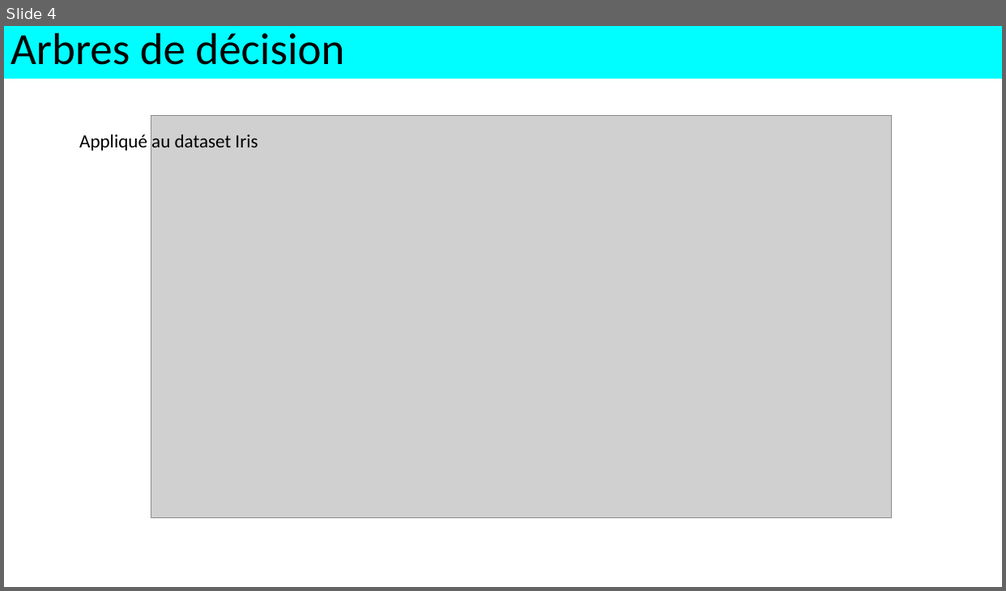
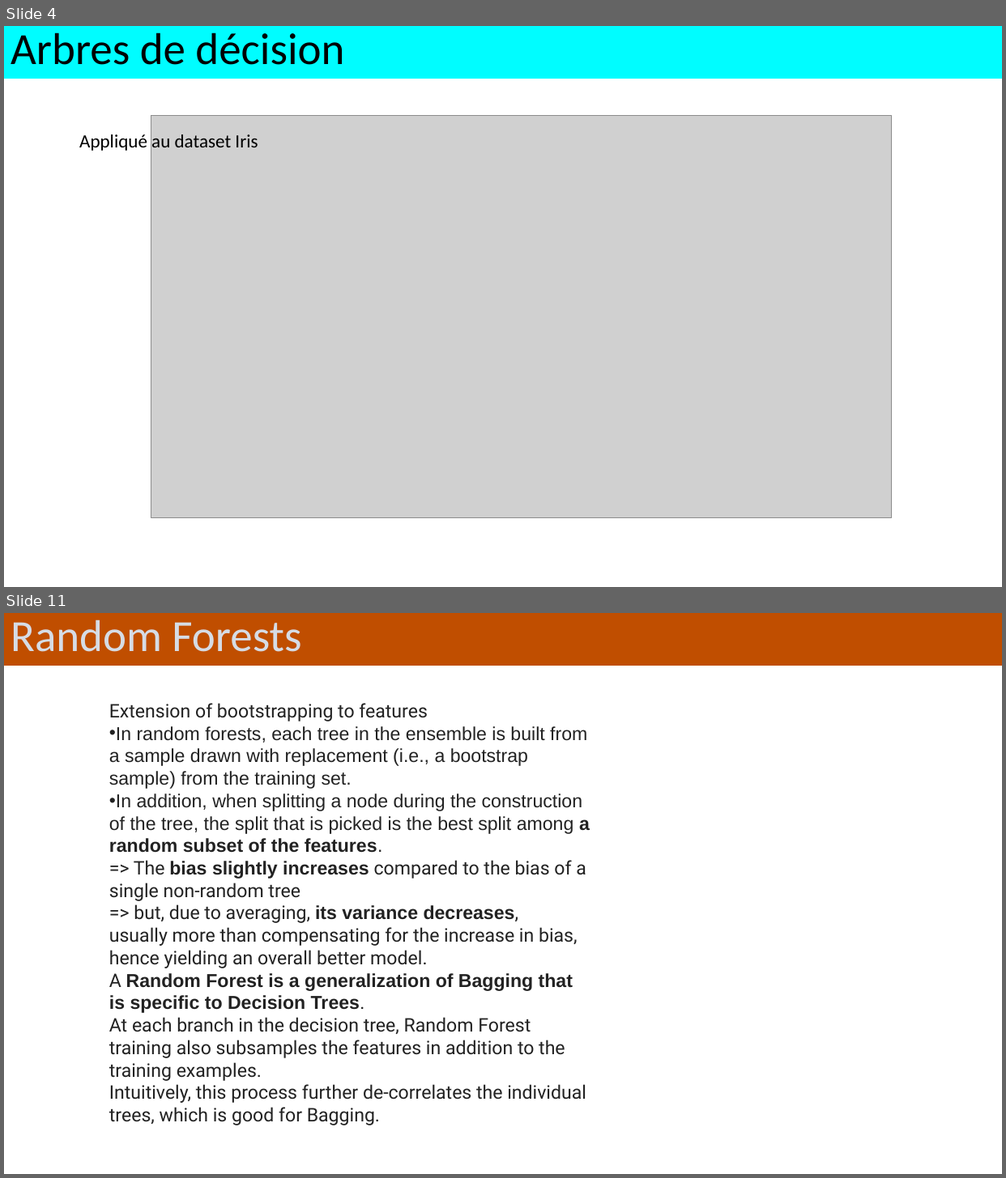
Before and after one commit to alexisperrier/XEmines_DataScience_2020, a slide deck: slides/XEM20_S1D7_random_forests.pptx. Shown one above the other, each under a label of ours: slide 4 before the commit, slides 4 and 11 after it; the slides between them are not shown. The pictures are 1006x591 and 1006x1178 pixels, drawn with LibreOffice and Linux fonts; fonts in the diff are those of the drawing; grey boxes stand for pictures. Boxes give left, top, right and bottom in pixels: in the first picture for what was removed or moved away, otherwise in the second. Text is boxed around its words. In the diff, an @@ line names an element or a change of style, - is before the commit and + after.

```diff
--- a/slides/XEM20_S1D7_random_forests.pptx
+++ b/slides/XEM20_S1D7_random_forests.pptx
@@ slide 11 added at bbox=[4, 613, 1002, 1174], background #FFFFFF @@
@@ rectangle added at bbox=[4, 613, 1002, 666], fill #C04E00, 42.9 pt, text #D6DCE5 @@
+Random Forests
@@ text added at bbox=[109, 703, 590, 1126], 18 pt, text #222222 @@
+Extension of bootstrapping to features
+• In random forests, each tree in the ensemble is built from a sample drawn with replacement (i.e., a bootstrap sample) from the training set.
+• In addition, when splitting a node during the construction of the tree, the split that is picked is the best split among a random subset of the features.
+=> The bias slightly increases compared to the bias of a single non-random tree
+=> but, due to averaging, its variance decreases,
+usually more than compensating for the increase in bias, hence yielding an overall better model.
+A Random Forest is a generalization of Bagging that is specific to Decision Trees.
+At each branch in the decision tree, Random Forest training also subsamples the features in addition to the training examples.
+Intuitively, this process further de-correlates the individual trees, which is good for Bagging.
```
Also in this commit, not shown: 1 slide changed, 6 other slides added.
